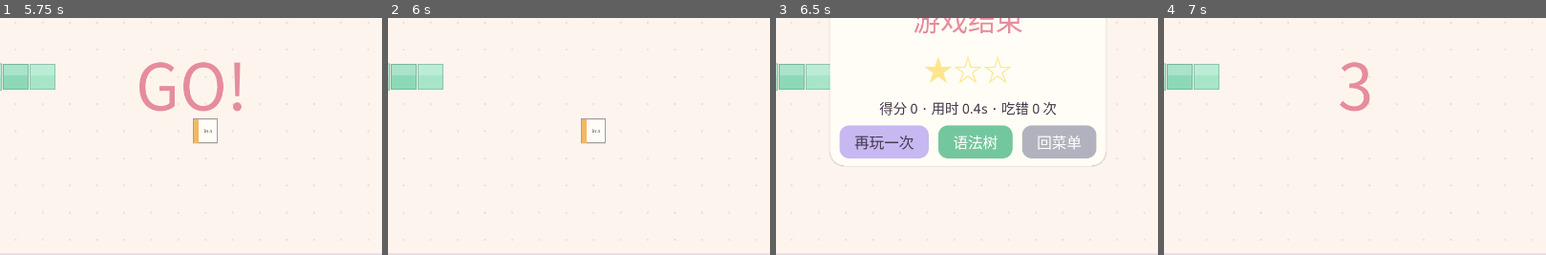
Above: before the commit, frames 1-4 (left to right).
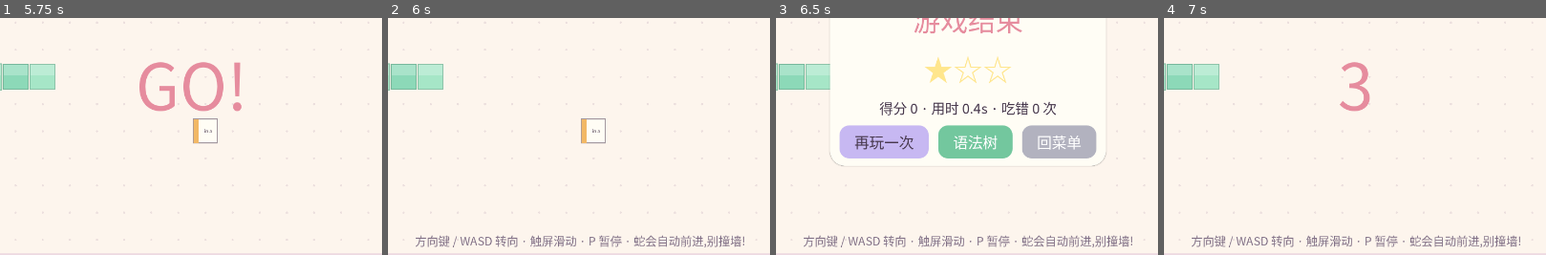
Above: after the commit, the same moments.

Repository: azel-ko/learnlanguage
Game: Godot game, scene res://scenes/main_menu.tscn
Two runs of this game, one before a commit and one after it. Both use one fixed random seed, a clock stepped at 60 frames per second and the inputs below.
Inputs (mouse positions are % of the whole screen's width and height, from its top left):
- Up to frame 1 (5.75 s): click "开始游戏 ▶" at 0.5 s; click "◀ 返回菜单" at 1.25 s; click "开始游戏 ▶" at 2 s; click "进入游戏 ▶" at 2.75 s; click "⏸" at 3.5 s; tap Enter at 4.25 s; drag from (50, 50) to (60, 28) at 4.27 s; drag from (30, 55) to (45, 70) at 5.02 s
- Up to frame 2 (6 s): tap Space at 5.75 s; move the mouse to (60, 28) at 5.77 s; hold Right (ui_right) from 5.78 s (still down)
- Up to frame 3 (6.5 s): keep holding Right (ui_right)
- Up to frame 4 (7 s): release Right (ui_right) at 6.5 s; click "再玩一次" at 6.5 s
The pictures show only the part of the screen within x 25-75%, y 38-88%; the shares and areas given below are measured in that part.

Frame 1 is identical in both runs. In frame 2, 1.7% of the frame differs, in the area x 7-94%, y 91-97%; in frame 3, 1.7%; in frame 4, 1.7%.

Commit message:
游戏屏新增操作提示,避免新手误以为蛇不会动
Generated with [Devin](https://devin.ai)

Co-Authored-By: Devin <158243242+devin-ai-integration[bot]@users.noreply.github.com>

Diff:
--- a/scripts/scenes/game.gd
+++ b/scripts/scenes/game.gd
@@ -47,6 +47,7 @@
 var _hud_labels := {}
 var _touch_start := Vector2.ZERO
 var _touch_dir := Vector2i.ZERO
+var _hint: Label
 
 
 func _ready() -> void:
@@ -130,6 +131,16 @@
 	_result_panel.visible = false
 	add_child(_result_panel)
 
+	# control hint (fades after a few seconds of play)
+	_hint = UiKit.label("方向键 / WASD 转向 · 触屏滑动 · P 暂停 · 蛇会自动前进,别撞墙!", 22, Color(0.45, 0.38, 0.48), HORIZONTAL_ALIGNMENT_CENTER)
+	_hint.set_anchors_preset(Control.PRESET_CENTER_BOTTOM)
+	_hint.grow_horizontal = Control.GROW_DIRECTION_BOTH
+	_hint.grow_vertical = Control.GROW_DIRECTION_BEGIN
+	_hint.offset_top = -160
+	_hint.offset_bottom = -128
+	_hint.modulate.a = 0.0
+	add_child(_hint)
+
 	# touch input on whole control
 	gui_input.connect(_on_gui_input)
 
@@ -371,6 +382,8 @@
 				invuln_t -= delta
 			_update_popups(delta)
 			_update_hud()
+			# fade the control hint
+			_hint.modulate.a = clampf(1.6 - elapsed * 0.25, 0.0, 0.9) if elapsed < 6.0 else 0.0
 	_state_redraw()
 
 
